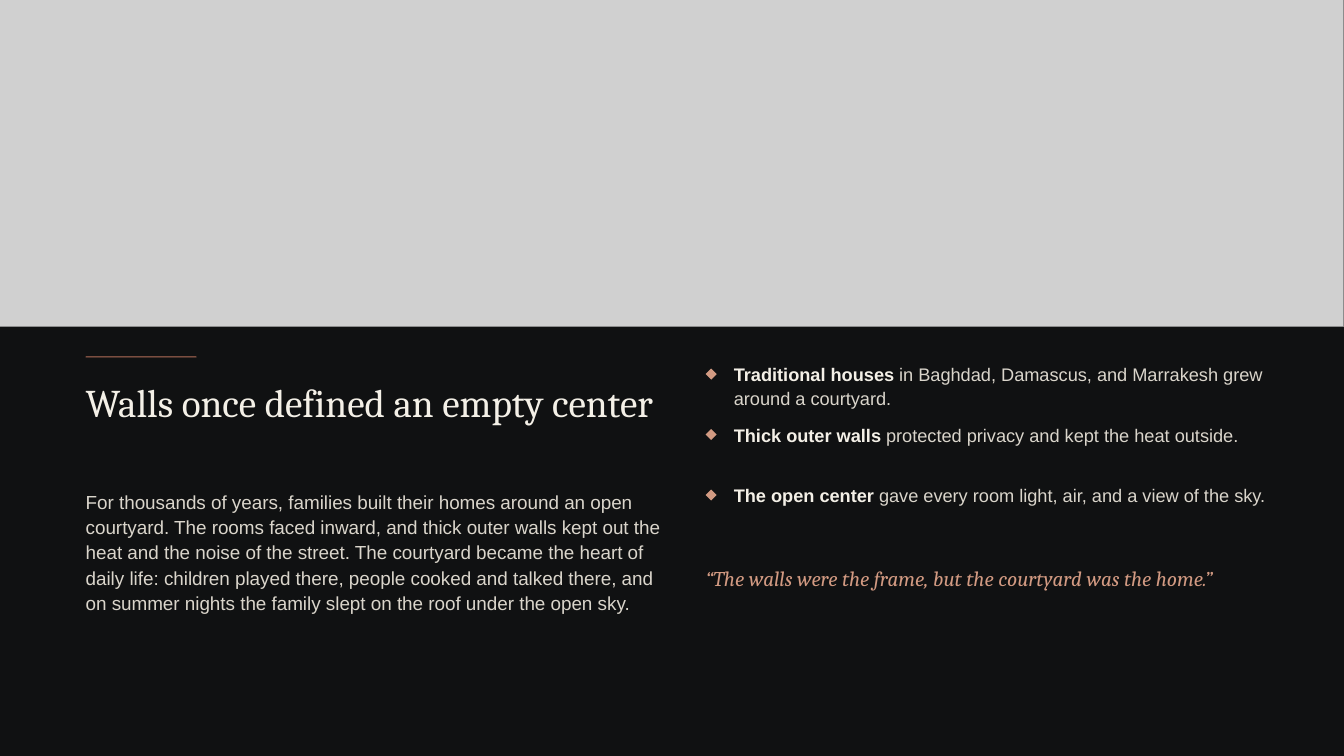
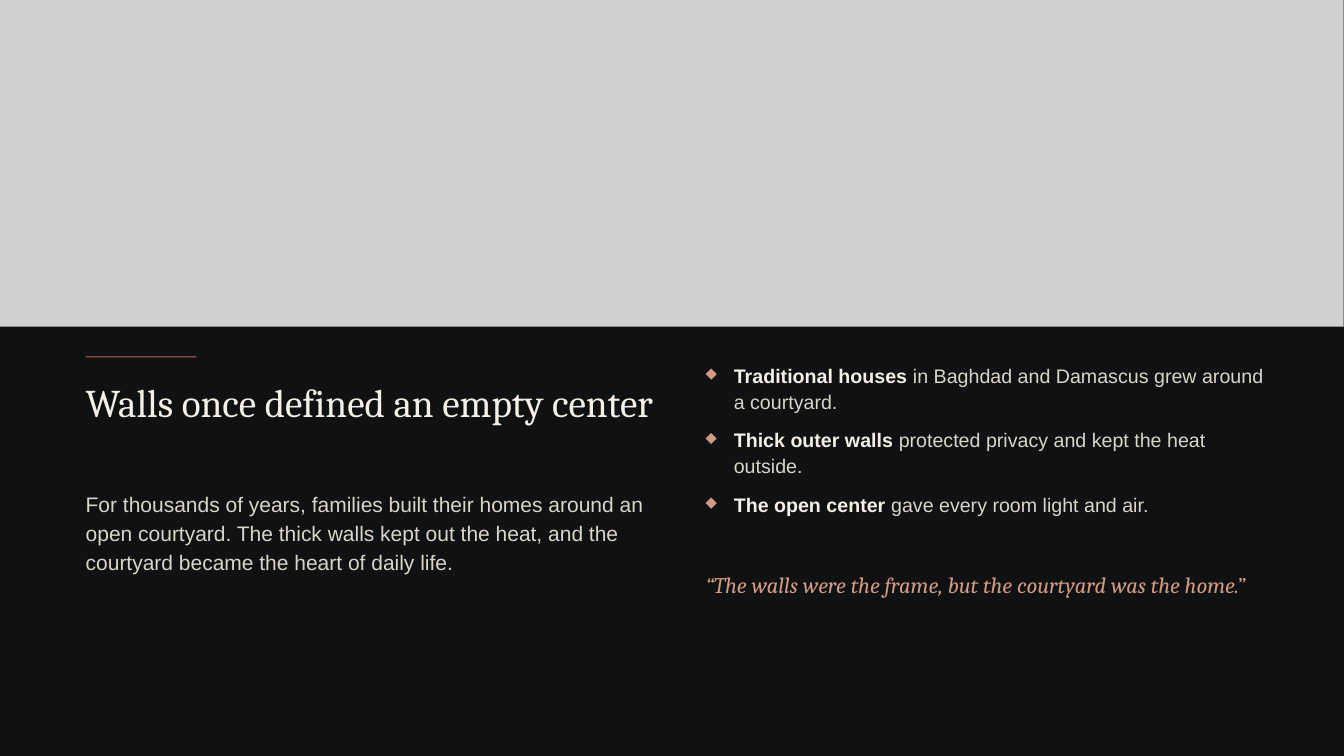
Before and after one commit to s2512013660-art/Akli, a slide deck: slide 4 of presentation-kit/empty-space-topic/The-Architecture-of-Empty-Space_Final.pptx. Drawn at 1344x756 pixels with LibreOffice and Linux fonts; fonts in the diff are those of the drawing; grey boxes stand for pictures; background and template pictures are left out. Boxes give left, top, right and bottom in pixels: in the first picture for what was removed or moved away, otherwise in the second. Text is boxed around its words. In the diff, an @@ line names an element or a change of style, - is before the commit and + after.

```diff
--- a/presentation-kit/empty-space-topic/The-Architecture-of-Empty-Space_Final.pptx
+++ b/presentation-kit/empty-space-topic/The-Architecture-of-Empty-Space_Final.pptx
@@ text at [734,368,1263,413]: text changed; size 13 to 14 pt @@
-Traditional houses in Baghdad, Damascus, and Marrakesh grew around a courtyard.
+Traditional houses in Baghdad and Damascus grew around a courtyard.
@@ diamond: place and size @@
-diamond at [706,430,717,441]
+diamond at [706,434,717,445]
@@ text "Thick outer walls protected privacy ..." at [734,432,1205,473]: size 13 to 14 pt @@
@@ text at [86,496,643,574]: text changed; size 13.5 to 15 pt @@
-For thousands of years, families built their homes around an open courtyard. The rooms faced inward, and thick outer walls kept out the heat and the noise of the street. The courtyard became the heart of daily life: children played there, people cooked and talked there, and on summer nights the family slept on the roof under the open sky.
+For thousands of years, families built their homes around an open courtyard. The thick walls kept out the heat, and the courtyard became the heart of daily life.
@@ diamond: place and size @@
-diamond at [706,490,717,501]
+diamond at [706,498,717,509]
@@ text at [734,497,1148,516]: text changed; size 13 to 14 pt @@
-The open center gave every room light, air, and a view of the sky.
+The open center gave every room light and air.
@@ text "“The walls were the frame, ..." at [706,577,1246,598]: size 15 to 16 pt @@
```
Also in this commit, not shown: 6 other slides changed, 2 other files.
